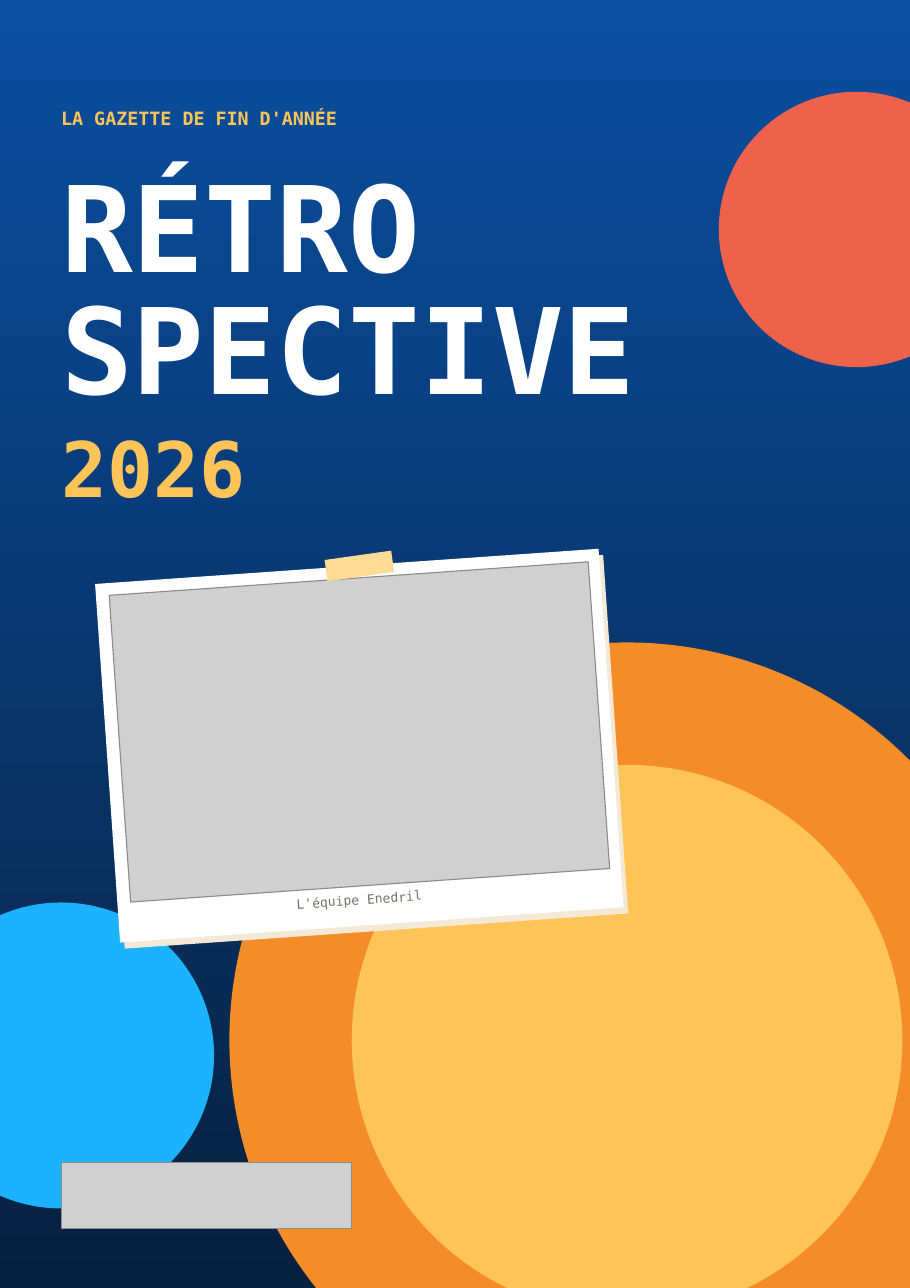
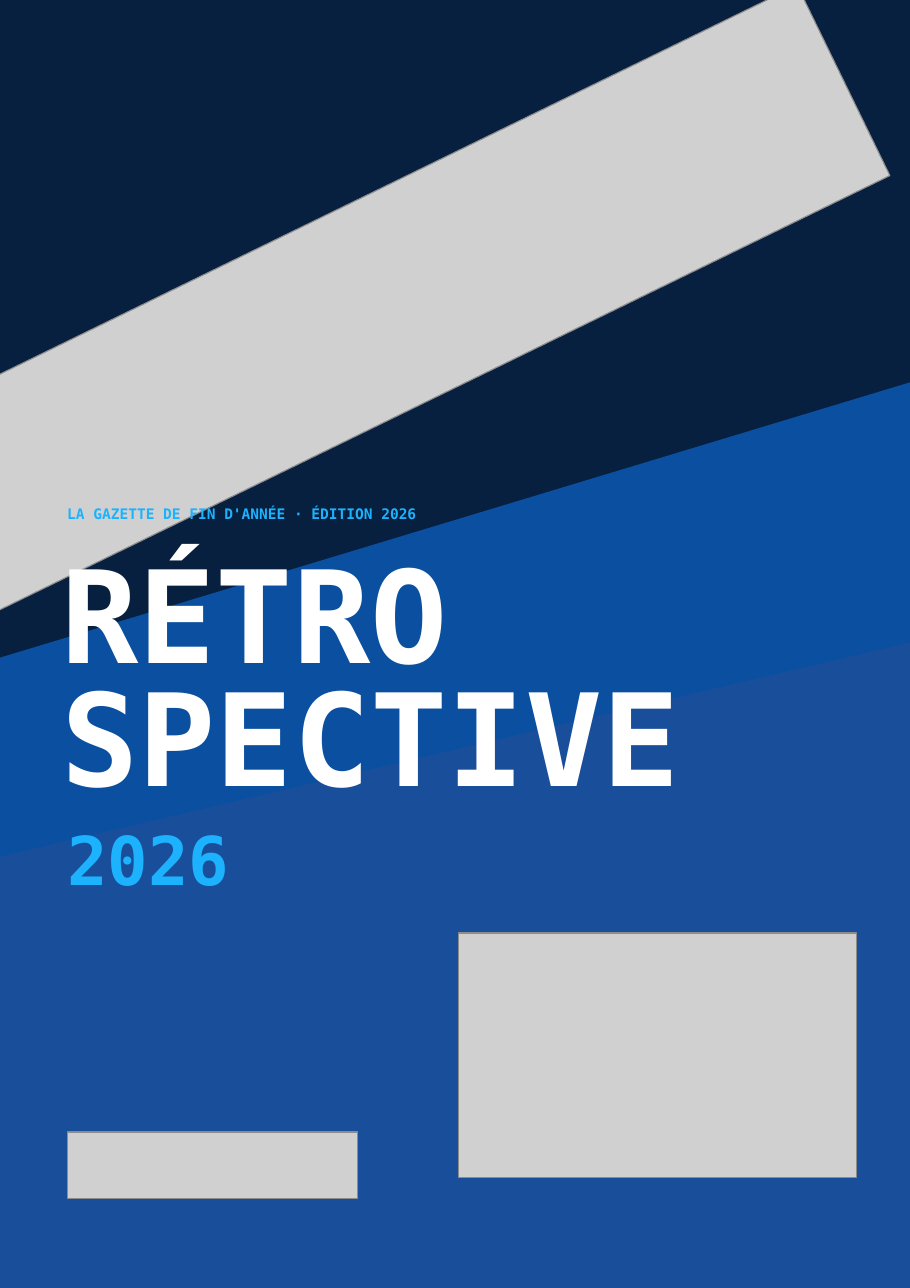
Before and after one commit to paulhdk360/Paul, a slide deck: slide 1 of gazette_2026/Gazette_Enedril_2026.pptx. Drawn at 910x1288 pixels with LibreOffice and Linux fonts; fonts in the diff are those of the drawing; grey boxes stand for pictures. Boxes give left, top, right and bottom in pixels: in the first picture for what was removed or moved away, otherwise in the second. Text is boxed around its words. In the diff, an @@ line names an element or a change of style, - is before the commit and + after.

```diff
--- a/gazette_2026/Gazette_Enedril_2026.pptx
+++ b/gazette_2026/Gazette_Enedril_2026.pptx
@@ rectangle removed at (0, 0, 910, 1288) @@
@@ rectangle removed at (0, 0, 910, 1288) @@
@@ freeform shape added at (0, 0, 910, 1288), fill #08203F @@
@@ picture added at (0, 0, 891, 685) @@
@@ ellipse removed at (719, 91, 910, 367) @@
@@ freeform shape added at (0, 382, 910, 1288), fill #0A4FA0 @@
@@ text at (67, 507, 416, 523): text changed; size 12 to 9.5 pt; text colour #FFC457 to #1CB2FE @@
-LA GAZETTE DE FIN D'ANNÉE
+LA GAZETTE DE FIN D'ANNÉE · ÉDITION 2026
@@ text "RÉTRO": place and size @@
-text "RÉTRO" at (61, 175, 420, 274)
+text "RÉTRO" at (61, 559, 448, 665)
@@ text "RÉTRO" at (61, 559, 448, 665): size 78 to 84 pt @@
@@ rectangle removed at (95, 549, 623, 943) @@
@@ rectangle removed at (99, 555, 628, 948) @@
@@ picture removed at (109, 562, 609, 902) @@
@@ rectangle removed at (325, 551, 394, 581) @@
@@ freeform shape added at (0, 642, 910, 1288), fill #194E9A @@
@@ text "SPECTIVE" at (61, 690, 680, 788): size 78 to 84 pt @@
@@ text "SPECTIVE": place and size @@
-text "SPECTIVE" at (61, 305, 636, 396)
+text "SPECTIVE" at (61, 690, 680, 788)
@@ ellipse removed at (229, 642, 910, 1288) @@
@@ ellipse removed at (351, 765, 902, 1288) @@
@@ text "2026": place and size @@
-text "2026" at (61, 440, 245, 498)
+text "2026" at (67, 835, 229, 886)
@@ text "2026" at (67, 835, 229, 886): size 50 to 44 pt, text colour #FFC457 to #1CB2FE; less space between paragraphs @@
@@ text removed at (297, 896, 360, 910) @@
-L'équipe Enedril
@@ ellipse removed at (0, 902, 215, 1209) @@
@@ picture added at (459, 933, 857, 1178) @@
@@ picture: place and size @@
-picture at (62, 1163, 353, 1229)
+picture at (67, 1133, 358, 1199)
```
Also in this commit, not shown: 10 other slides changed, 2 other files.
